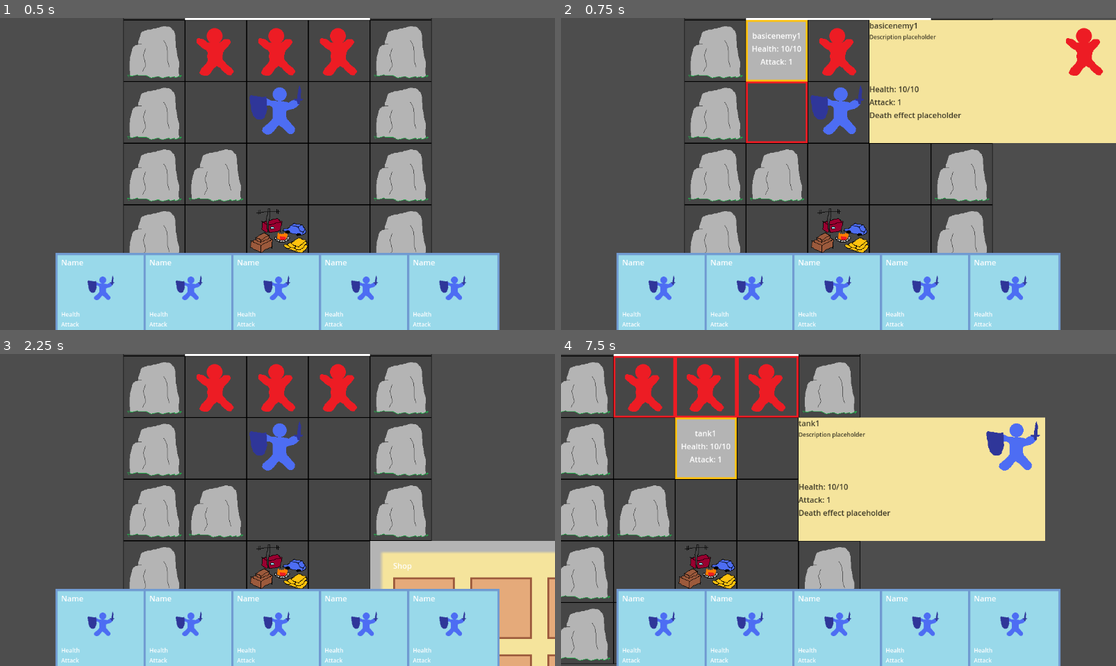
Above: before the commit, frames 1-4 (two rows, left to right).
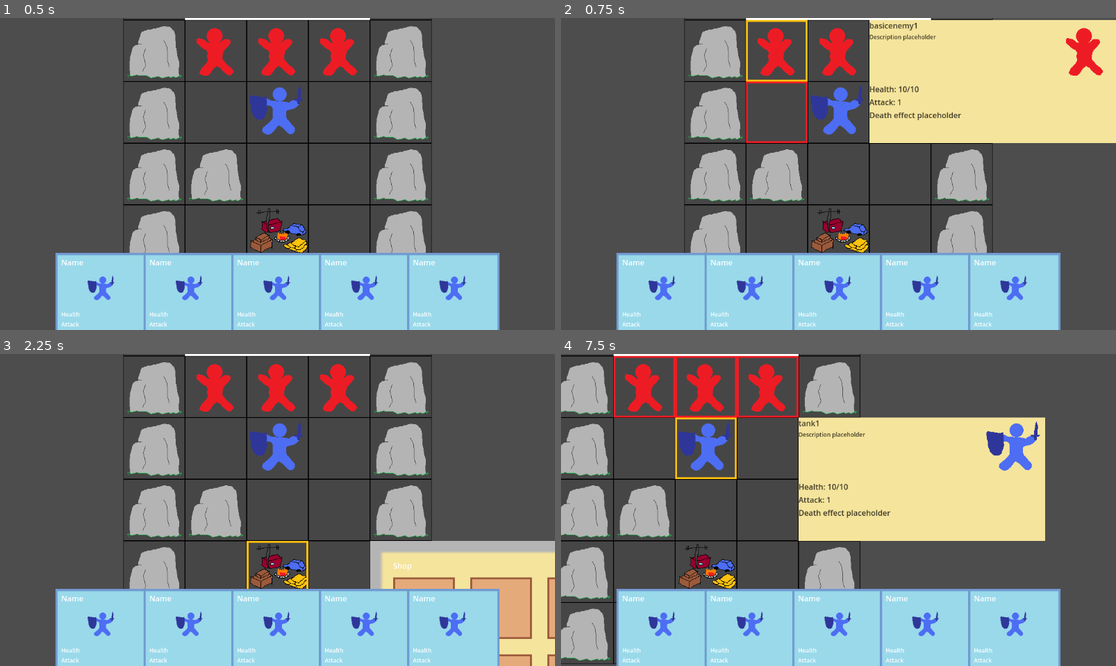
Above: after the commit, the same moments.

Repository: Wayl123/CardPuzzleGame
Game: Godot game, scene res://scene/test_map.tscn
The game is run twice, just before and just after one commit, with the same random seed, the same clock (stepped at 60 frames per second) and the same inputs.
Inputs (mouse positions are in pixels of both pictures, inside the frame that each line leads up to):
- Up to frame 1 (0.5 s): no input
- Up to frame 2 (0.75 s): click (777, 49) at 0.52 s
- Up to frame 3 (2.25 s): click (277, 447) at 1.25 s; click (277, 572) at 2 s
- Up to frame 4 (7.5 s): click (777, 447) at 2.77 s; tap Enter at 3.5 s; move the mouse to (960, 494) at 3.52 s; press the mouse at (960, 494) at 3.53 s; hold D (RightButton) 3.53-4.28 s; move the mouse to (727, 525) at 4.27 s; release the mouse at (727, 525) at 4.28 s; hold S (DownButton) 4.28-5.03 s; click (727, 525) at 4.35 s; move the mouse to (894, 441) at 5.02 s; press the mouse at (894, 441) at 5.03 s; hold D (RightButton) 5.03-5.78 s; move the mouse to (810, 572) at 5.77 s; release the mouse at (810, 572) at 5.78 s; hold W (UpButton) 5.78-6.53 s; click (810, 572) at 5.85 s; move the mouse to (1005, 556) at 6.52 s; press the mouse at (1005, 556) at 6.53 s; hold A (LeftButton) from 6.53 s (still down); move the mouse to (672, 463) at 7.27 s; release the mouse at (672, 463) at 7.28 s; click (672, 463) at 7.35 s

Frame 1 is identical in both runs. In frame 2, 2.0% of the frame differs, in the area x 33-45%, y 1-20%; in frame 3, 0.2%; in frame 4, 2.0%, in the area x 20-32%, y 20-40%.

Commit message:
Some code refactoring and changing shop menu to similar logic as unit

Diff:
--- a/scripts/Enemy.gd
+++ b/scripts/Enemy.gd
@@ -4,8 +4,6 @@
 
 func _ready():
 	super()
-	connect("mouse_entered", Callable(self, "_on_mouse_entered"))
-	connect("mouse_exited", Callable(self, "_on_mouse_exited"))
 
 	var enemy_list_path = ("res://scripts/EnemyList.json")
 	data = _load_json_file(enemy_list_path)[enemy_id]
--- a/scripts/Player.gd
+++ b/scripts/Player.gd
@@ -4,8 +4,6 @@
 
 func _ready():
 	super()
-	connect("mouse_entered", Callable(self, "_on_mouse_entered"))
-	connect("mouse_exited", Callable(self, "_on_mouse_exited"))
 
 	var player_list_path = ("res://scripts/PlayerList.json")
 	data = _load_json_file(player_list_path)[player_id]
--- a/scripts/Shop.gd
+++ b/scripts/Shop.gd
@@ -3,23 +3,27 @@
 @export var shop_id: String
 
 var SHOPMENU = preload("res://scene/shop_menu.tscn")
+var SELECTED = preload("res://scene/selected.tscn")
 var data = {}
 
 func _ready():
+	connect("pressed", Callable(self, "_on_button_pressed"))
+
 	var shop_list_path = ("res://scripts/ShopContentList.json")
 	data = _load_json_file(shop_list_path)[shop_id]
 	texture_normal = load(data["image"])
 
 func _process(delta):
-	if Rect2(Vector2(), size).has_point(get_local_mouse_position()) and Input.is_action_just_pressed("LeftMouse"):
-		if has_node("../ShopMenu"):
-			await get_node("../ShopMenu").tree_exited
+	pass
 
-		var shopMenu = SHOPMENU.instantiate()
+func _on_button_pressed():
+	var shopMenu = SHOPMENU.instantiate()
 
-		shopMenu._set_position(Vector2(2, 0) * 128)
+	shopMenu._set_position(Vector2(2, 0) * 128)
+	shopMenu.add_to_group("ActiveShopMenu")
 
-		get_parent().add_child(shopMenu)
+	get_parent().add_child(shopMenu)
+	_select_node()
 
 func _load_json_file(filePath : String):
 	if FileAccess.file_exists(filePath):
@@ -32,3 +36,8 @@
 			print("Error reading file")
 	else:
 		print("File doesn't exist")
+
+func _select_node():
+	if not has_node("../Selected"):
+		var selected = SELECTED.instantiate()
+		get_parent().add_child(selected)
--- a/scripts/ShopMenu.gd
+++ b/scripts/ShopMenu.gd
@@ -7,6 +7,8 @@
 
 func _process(delta):
 	if not Rect2(Vector2(), size).has_point(get_local_mouse_position()) and Input.is_action_just_pressed("LeftMouse"):
+		if has_node("../Selected"):
+			get_node("../Selected").queue_free()
 		queue_free()
 
 	if Input.is_action_pressed("LeftMouse"):
--- a/scripts/UnitCard.gd
+++ b/scripts/UnitCard.gd
@@ -8,14 +8,13 @@
 
 func _ready():
 	connect("pressed", Callable(self, "_on_button_pressed"))
+	connect("mouse_entered", Callable(self, "_on_mouse_entered"))
+	connect("mouse_exited", Callable(self, "_on_mouse_exited"))
 
 func _process(delta):
 	pass
 
 func _on_button_pressed():
-	if get_tree().has_group("ActiveInfoBox"):
-		await get_tree().get_first_node_in_group("ActiveInfoBox").tree_exited
-
 	var infoBox = INFOBOX.instantiate()
 
 	infoBox._set_position(Vector2(2, 0) * 128)
@@ -25,6 +24,9 @@
 	get_parent().add_child(infoBox)
 	_select_node()
 	_range_display()
+
+	if has_node("HoverTooltip"):
+		get_node("HoverTooltip").queue_free()
 
 func _on_mouse_entered():
 	if not get_tree().has_group("ActiveInfoBox") and not has_node("HoverTooltip"):
